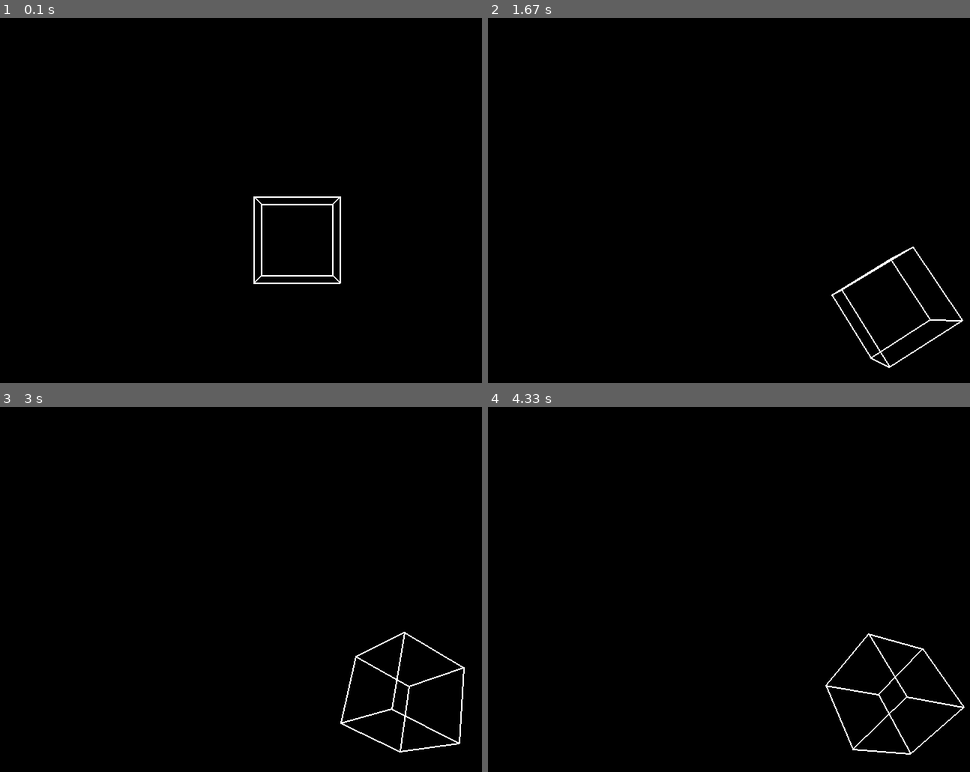
Above: before the commit, frames 1-4 (two rows, left to right).
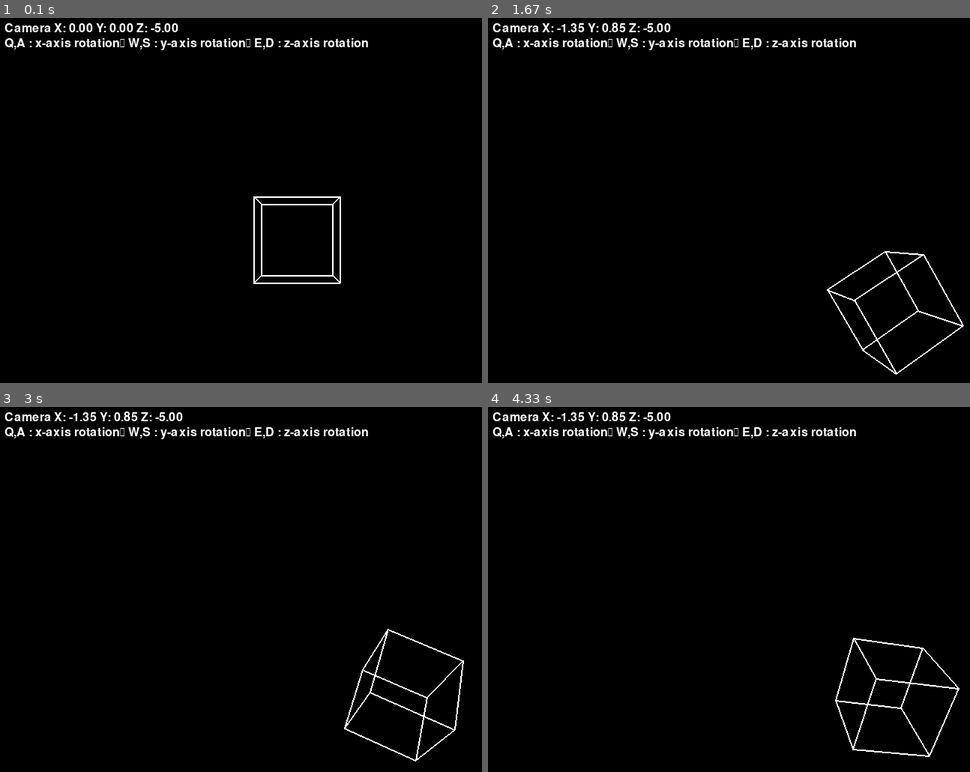
Above: after the commit, the same moments.

Repository: You-need-python/3D-in-Pygame
Game: pygame game, started from cube.py
Same seed, same stepped clock (60 frames per second), same inputs: the game is played once before the commit and once after it.
Inputs (mouse positions are in pixels of both pictures, inside the frame that each line leads up to):
- Up to frame 1 (0.1 s): no input
- Up to frame 2 (1.67 s): tap Space at 0.33 s; press the mouse at (642, 244) at 0.7 s; move the mouse to (743, 291) at 0.8 s; release the mouse at (844, 339) at 0.93 s; hold D 1-1.47 s; move the mouse to (598, 171) at 1.03 s; hold W from 1.5 s (still down); tap E at 1.65 s
- Up to frame 3 (3 s): release W at 1.8 s; hold D 1.83-2.3 s; hold A 2.33-2.87 s; hold S from 2.9 s (still down)
- Up to frame 4 (4.33 s): tap E at 3.05, 4.22 s; release S at 3.2 s; hold A 3.23-3.63 s; hold W 3.67-4.03 s; hold D from 4.07 s (still down)

The runs differ from the first frame. In frame 1, 1.3% of the frame differs, in the area x 0-77%, y 1-9%; in frame 2, 2.2%; in frame 3, 2.4%, in the area x 0-97%, y 1-98%; in frame 4, 2.3%.

Commit message:
text 추가

Diff:
--- a/cube.py
+++ b/cube.py
@@ -8,6 +8,7 @@
 screen = pygame.display.set_mode((WIDTH, HEIGHT))
 pygame.display.set_caption("3D Cube - Rotation Control")
 clock = pygame.time.Clock()
+font = pygame.font.SysFont(None, 24)
 
 # --- 3D 설정 ---
 projector = Projector(WIDTH, HEIGHT)
@@ -34,16 +35,16 @@
 rotation_angles = [0, 0, 0]  # [x, y, z] 축에 대한 회전 각도 (라디안)
 rotation_speed = 0.02
 
-# 벡터와 함수 곱 함수
 def multiply_matrix_vector(matrix, vector):
+    """3x3 행렬과 3D 벡터를 곱합니다."""
     result = [0, 0, 0]
     for i in range(3):
         for j in range(3):
             result[i] += matrix[i][j] * vector[j]
     return tuple(result)
 
-# 회전 행렬
 def get_rotation_matrix(axis, angle):
+    """지정된 축과 각도에 대한 회전 행렬을 반환합니다."""
     c, s = math.cos(angle), math.sin(angle)
     if axis == 'x':
         return [[1, 0, 0], [0, c, -s], [0, s, c]]
@@ -72,12 +73,12 @@
     # 키보드 회전 입력
     keys = pygame.key.get_pressed()
     if keys[pygame.K_q]: rotation_angles[0] -= rotation_speed
-    if keys[pygame.K_w]: rotation_angles[0] += rotation_speed
-    if keys[pygame.K_a]: rotation_angles[1] -= rotation_speed
+    if keys[pygame.K_a]: rotation_angles[0] += rotation_speed
+    if keys[pygame.K_w]: rotation_angles[1] -= rotation_speed
     if keys[pygame.K_s]: rotation_angles[1] += rotation_speed
     if keys[pygame.K_e]: rotation_angles[2] -= rotation_speed
     if keys[pygame.K_d]: rotation_angles[2] += rotation_speed
-    if keys[pygame.K_SPACE]: rotation_angles = [0, 0, 0]
+    if keys[pygame.K_SPACE]: rotation_angles = [0,0,0]
 
     # 마우스 드래그 카메라 이동
     if mouse_clicked and mouse_last_pos:
@@ -120,6 +121,14 @@
         end_point = projected_points[edge[1]]
         pygame.draw.line(screen, (255, 255, 255), start_point, end_point, 2)
 
+    # 카메라 좌표 표시
+    cam_text = f"Camera X: {camera_pos[0]:.2f} Y: {camera_pos[1]:.2f} Z: {camera_pos[2]:.2f}"
+    text_surface = font.render(cam_text, True, (255, 255, 255))
+    screen.blit(text_surface, (10, 10))
+
+    information = "Q,A : x-axis rotation\n W,S : y-axis rotation\n E,D : z-axis rotation"
+    screen.blit(font.render(information, True, (255, 255, 255)), (10, 30))
+
     pygame.display.update()
     clock.tick(60)
 
